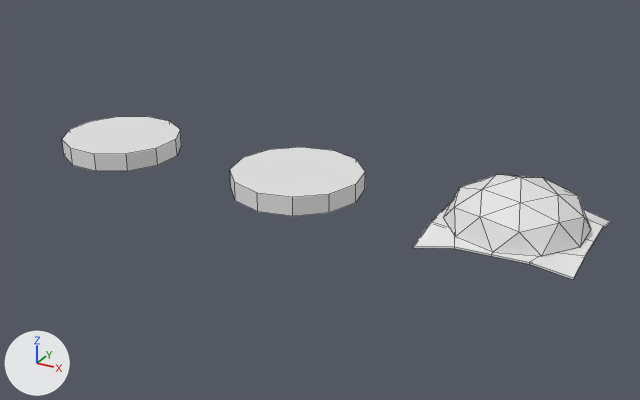
Before and after pictures for a commit that changed the Blender file Assets/Models/BurgerParts.blend.
Camera for both pictures: a 50 mm lens placed at (1.85, -3.16, 1.55), pointed at (0.11, 0.0, -0.03). Arrows for +X, +Y and +Z are at lower left; the lights stay in place. Mesh edges are drawn as thin lines. Materials are left out; every surface is plain grey.

Before the edit, the objects in view are built like this:
```python
me_cylinder_000 = bpy.data.meshes.new('Cylinder.000')
me_cylinder_000.from_pydata(...)  # a 12-sided cylinder along y spanning x -0.3..0.3, y 0.001..0.087, z -0.3..0.3
me_cylinder_000.materials.append(mat_burger_001)
me_cylinder_001 = bpy.data.meshes.new('Cylinder.001')
me_cylinder_001.from_pydata(...)  # 74 vertices, 81 faces; spans x -0.31..0.311, y 0.002..0.25, z -0.304..0.305
# faces by material slot: [40, 41]
me_cylinder_001.materials.append(mat_burger)
me_cylinder_001.materials.append(mat_burger_003)
me_cylinder_002 = bpy.data.meshes.new('Cylinder.002')
me_cylinder_002.from_pydata(...)  # 31 vertices, 14 faces; spans x -0.31..0.311, y 0.001..0.173, z -0.302..0.292
me_cylinder_002.materials.append(mat_burger_002)
ob_bottom_bun = bpy.data.objects.new('Bottom Bun', me_cylinder_002)
ob_bottom_bun.location = (-1.0, 0.0, 0.0)
ob_bottom_bun.rotation_euler = (1.571, 0.0, -3.142)  # degrees (90, 0, -180)
ob_meat = bpy.data.objects.new('Meat', me_cylinder_000)
ob_meat.location = (0.0, 0.0, 0.0)
ob_meat.rotation_euler = (1.571, 0.0, -3.142)  # degrees (90, 0, -180)
ob_top_bun = bpy.data.objects.new('Top Bun', me_cylinder_001)
ob_top_bun.location = (1.0, 0.0, 0.0)
ob_top_bun.rotation_euler = (1.571, 0.0, -3.142)  # degrees (90, 0, -180)
```
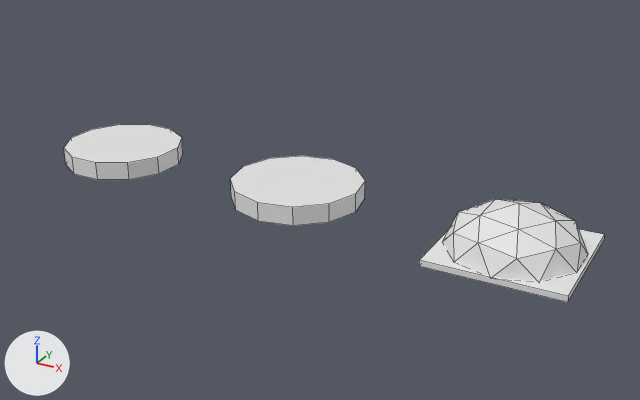
Commit message: You can now cook more burgers

Pixel boxes [x1, y1, x2, y2] of what changed, in the pictures (640 x 400 px; the box of a moved part takes in the faces that stretch with it):
'Top Bun', reshaped, moved (6% narrower)
    before: [413, 174, 611, 280]
    after: [419, 199, 605, 302]
'Meat', mesh moved
    before: [230, 147, 365, 216]
    after: [230, 156, 365, 226]
'Bottom Bun', moved
    before: [62, 116, 181, 171]
    after: [64, 124, 183, 180]
part 1 of me_cylinder_001, moved or reshaped
    before: [444, 174, 591, 256]
    after: [443, 199, 588, 281]
part 2 of me_cylinder_001, added
    after: [419, 207, 605, 302]
part 3 of me_cylinder_001, deleted
    before: [413, 200, 611, 280]

The change in detail:
me_cylinder_001 has 74 vertices, 81 faces and spans x -0.31..0.311, y 0.002..0.25, z -0.304..0.305.
me_cylinder_001 is used by ob_top_bun; location (1.0, 0.0, 0.0); rotation (1.571, 0.0, -3.142), in degrees (90, 0, -180).
me_cylinder_001 part 1: the loose piece of 26 vertices spanning x -0.272..0.272, y 0.054..0.25, z -0.286..0.286 is moved by (0.0, -0.109, 0.0).
me_cylinder_001 part 2: a new loose piece, a box spanning x -0.291..0.288, y -0.074..-0.049, z -0.291..0.289.
me_cylinder_001 part 3: the loose piece of 48 vertices spanning x -0.31..0.311, y 0.002..0.058, z -0.304..0.305 is deleted.
me_cylinder_000 has 24 vertices, 14 faces and spans x -0.3..0.3, y 0.001..0.087, z -0.3..0.3.
me_cylinder_000 is used by ob_meat; location (0.0, 0.0, 0.0); rotation (1.571, 0.0, -3.142), in degrees (90, 0, -180).
me_cylinder_000 part 4: the whole mesh is moved by (0.0, -0.044, 0.0).
me_cylinder_002 has 31 vertices, 14 faces and spans x -0.31..0.311, y 0.001..0.173, z -0.302..0.292.
me_cylinder_002 is used by ob_bottom_bun; location (-1.0, 0.0, 0.0); rotation (1.571, 0.0, -3.142), in degrees (90, 0, -180).
me_cylinder_002 part 5: the whole mesh is moved by (-0.011, -0.044, -0.003).
Object 'Top Bun' (ob_top_bun) moves from (1.0, 0.0, 0.0) to (1.002, -0.001, 0.0).
Object 'Bottom Bun' (ob_bottom_bun) moves from (-1.0, 0.0, 0.0) to (-1.002, -0.001, 0.003).
